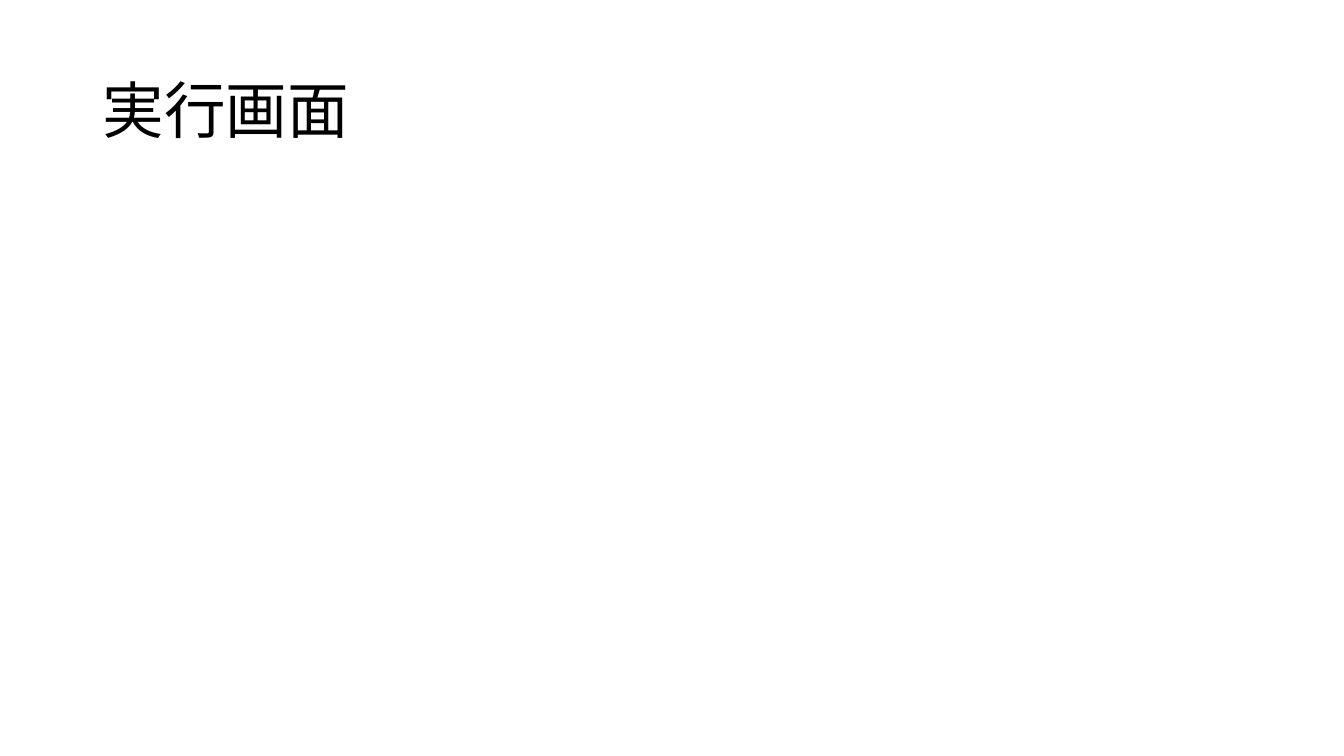
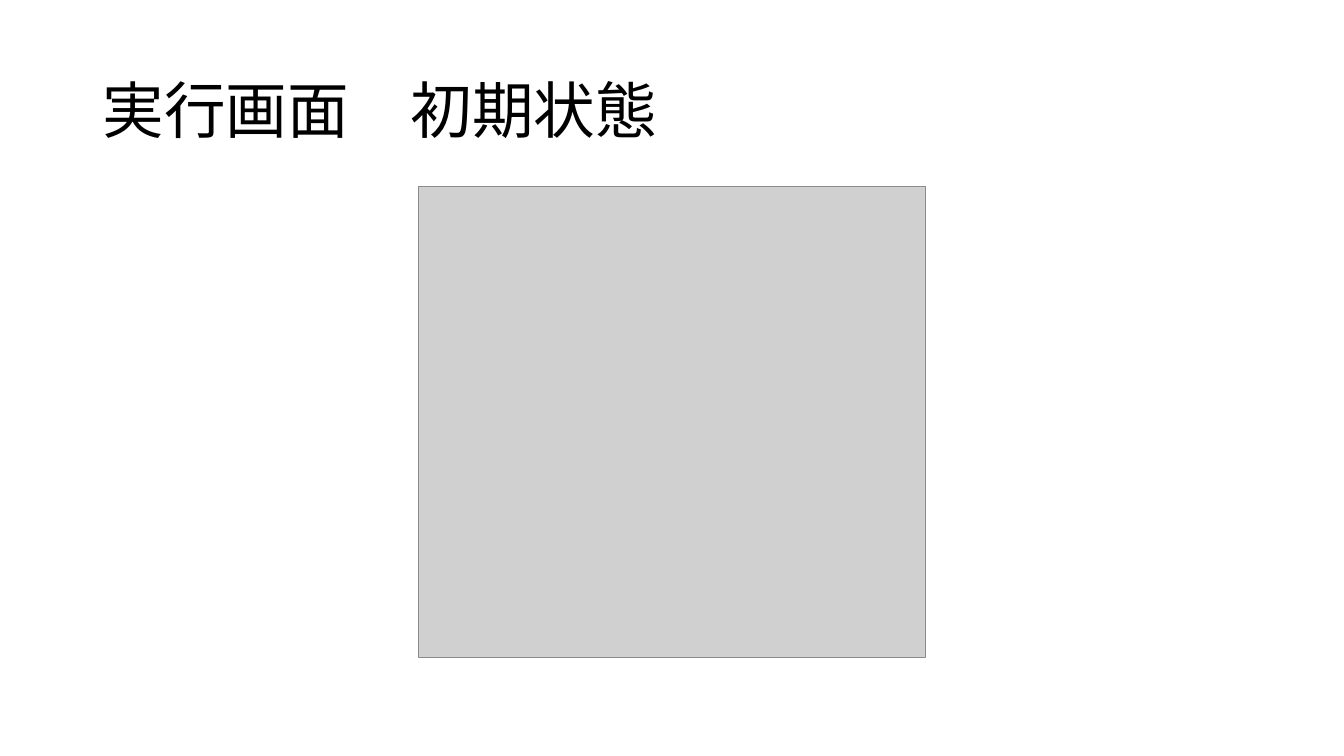
Before and after one commit to a5816029/dentaku, a slide deck: slide 5 of dentaku.pptx. Drawn at 1344x756 pixels with LibreOffice and Linux fonts; fonts in the diff are those of the drawing; grey boxes stand for pictures. Boxes give left, top, right and bottom in pixels: in the first picture for what was removed or moved away, otherwise in the second. Text is boxed around its words. In the diff, an @@ line names an element or a change of style, - is before the commit and + after.

Commit message:
changed ppt

```diff
--- a/dentaku.pptx
+++ b/dentaku.pptx
@@ title at (x1=102, y1=81, x2=656, y2=138): text changed @@
-実行画面
+実行画面 初期状態
@@ picture added at (x1=418, y1=187, x2=926, y2=658) @@
```
Also in this commit, not shown: 4 other slides changed, 4 slides added.
